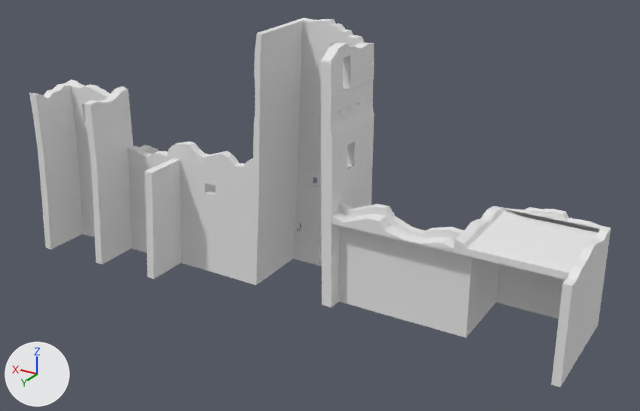
The Blender file Assets/Enviroment/Castel/Meshes/castel final 1.blend as it was, and as the next commit left it.
The view is the same before and after, from a camera (50 mm lens) standing at (-14.63, 22.81, 14.2) and looking at (-1.27, 0.54, 3.06). The lights are fixed; the arrows at lower left show +X, +Y and +Z.
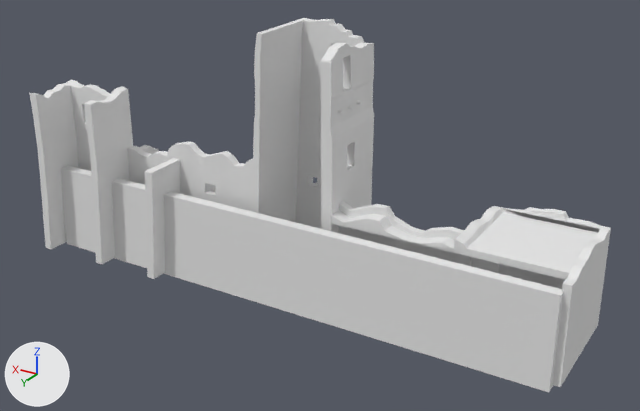
Changed parts and their boxes (x1, y1, x2, y2) in the pictures (640 x 411 px):
'Cube', reshaped: before (29, 18, 611, 387); after (29, 18, 611, 392)
part 1 of me_cube, added: after (61, 165, 563, 392)

Diff of the bpy script that builds the scene:
```diff
--- a/Assets/Enviroment/Castel/Meshes/castel final 1.blend.py
+++ b/Assets/Enviroment/Castel/Meshes/castel final 1.blend.py
@@ me_cube @@
 me_cube.from_pydata(...)  # 6144 vertices, 5448 faces, 7 loose edges; spans x -9.8..9.0, y -2.0..2.9, z 0.0..8.6
 # used by ob_cube; location = (0.0, 0.0, 0.0)
+# me_cube part 1: a new loose piece, a box spanning x -9.55..8.65, y 1.84..2.19, z -0.06..2.95, in mat_material (white #e7e7e7)
 me_cube.materials.append(mat_material)
```
